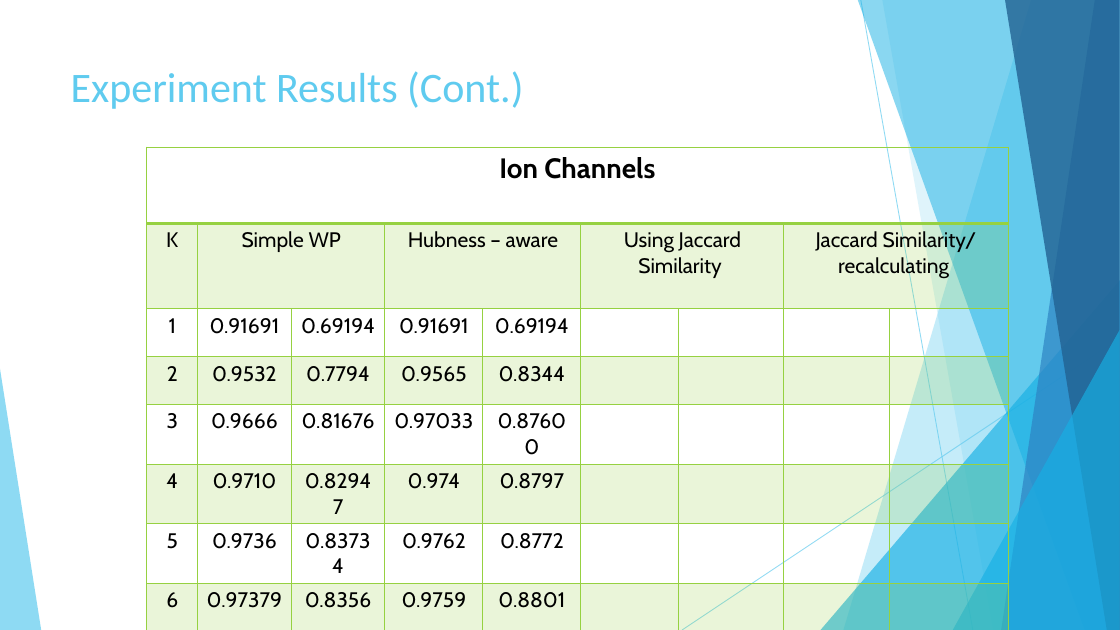
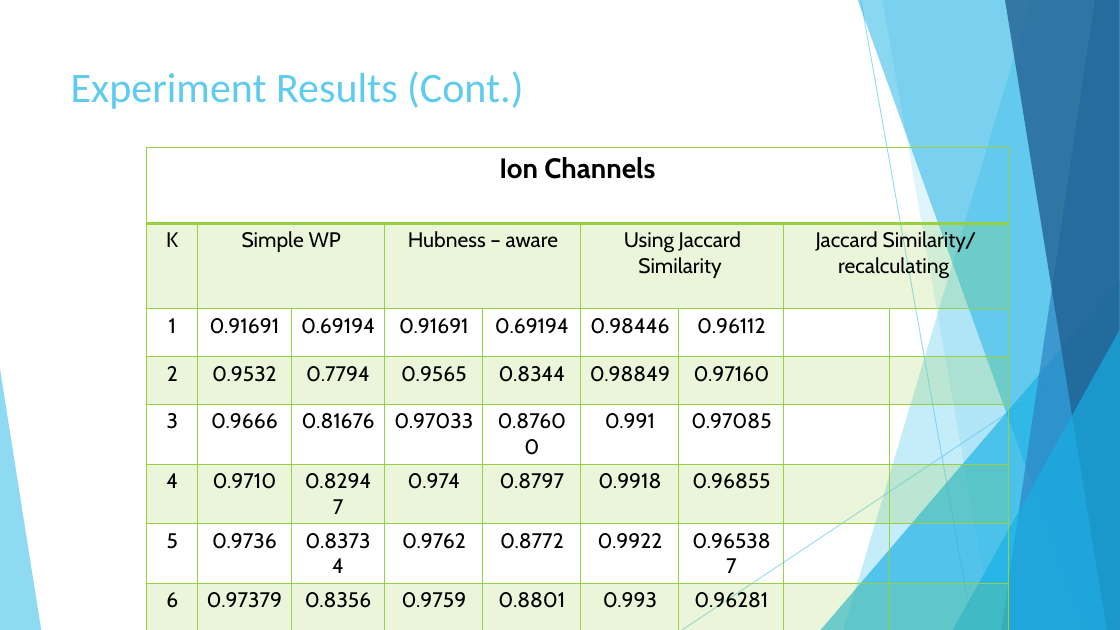
Before and after one commit to AbdullahAlZoabi/Drug-Target-Interaction-Prediction, a slide deck: slide 51 of Drug-Target Interaction Prediction.pptx (slide 46 before the commit). Drawn at 1120x630 pixels with LibreOffice and Linux fonts; fonts in the diff are those of the drawing. Boxes give left, top, right and bottom in pixels: in the first picture for what was removed or moved away, otherwise in the second. Text is boxed around its words. In the diff, an @@ line names an element or a change of style, - is before the commit and + after.

```diff
--- a/Drug-Target Interaction Prediction.pptx
+++ b/Drug-Target Interaction Prediction.pptx
@@ table at [147,147,1008,618] @@
-row 3, column 6: 
+row 3, column 6: 0.98446
-row 3, column 7: 
+row 3, column 7: 0.96112
-row 4, column 6: 
+row 4, column 6: 0.98849
-row 4, column 7: 
+row 4, column 7: 0.97160
-row 5, column 6: 
+row 5, column 6: 0.991
-row 5, column 7: 
+row 5, column 7: 0.97085
-row 6, column 6: 
+row 6, column 6: 0.9918
-row 6, column 7: 
+row 6, column 7: 0.96855
-row 7, column 6: 
+row 7, column 6: 0.9922
-row 7, column 7: 
+row 7, column 7: 0.965387
-row 8, column 6: 
+row 8, column 6: 0.993
-row 8, column 7: 
+row 8, column 7: 0.96281
```
Also in this commit, not shown: 9 other slides changed, 6 slides added, 5 other files.
